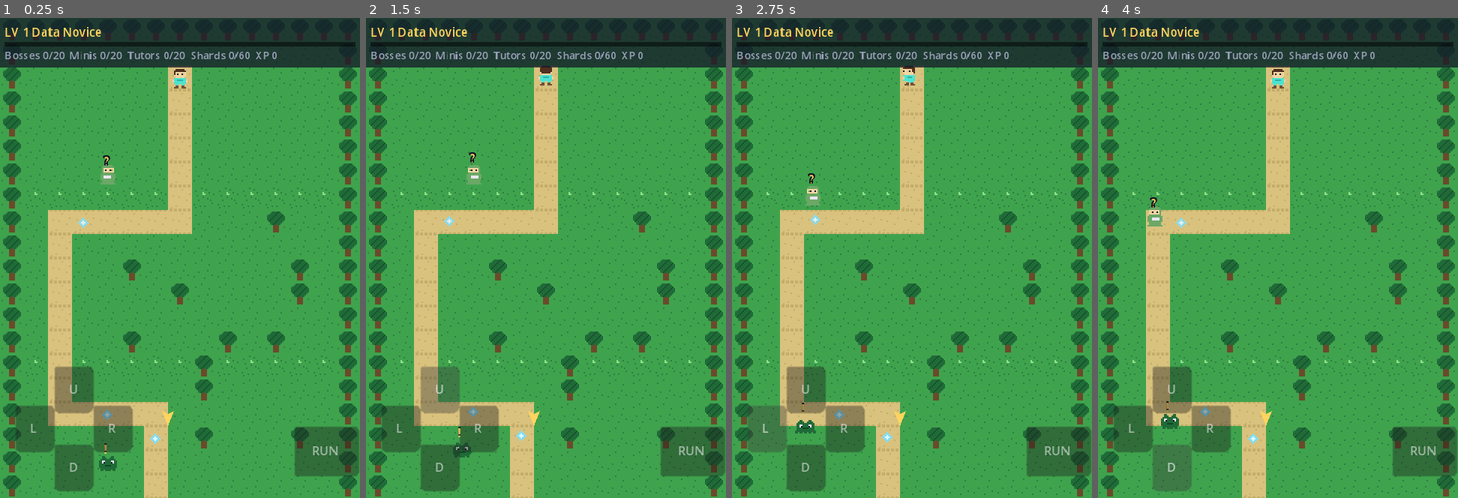
Above: before the commit, frames 1-4 (left to right).
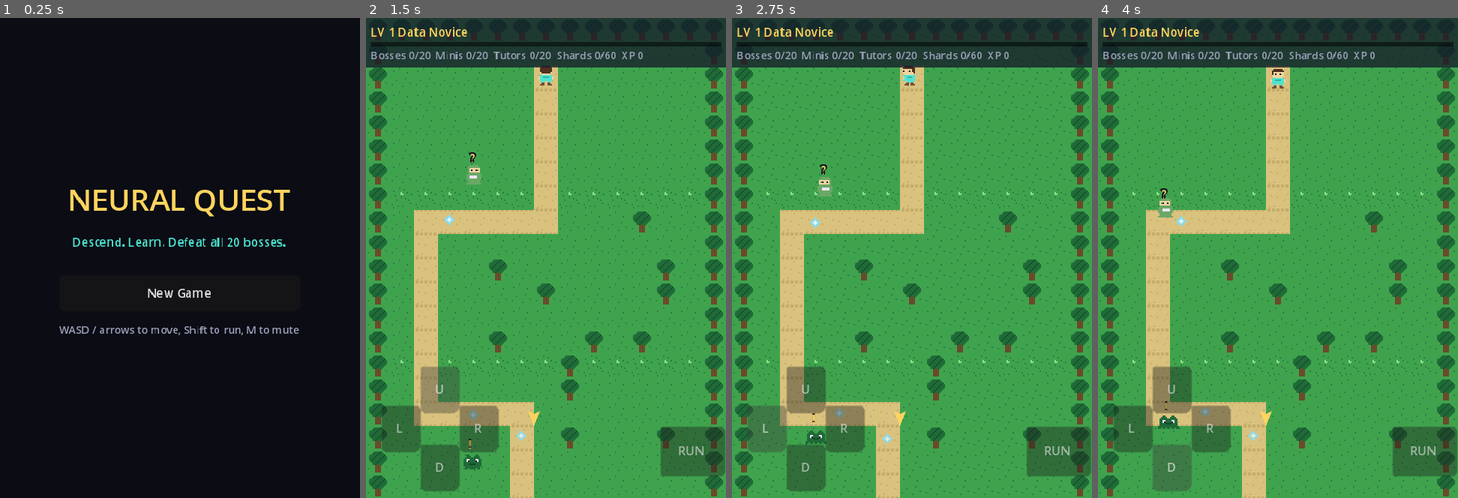
Above: after the commit, the same moments.

Repository: danieltalbert/danieltalbert
Game: Godot game, scene res://scenes/main.tscn
The game is run twice, just before and just after one commit, with the same random seed, the same clock (stepped at 60 frames per second) and the same inputs.
Inputs (mouse positions are in pixels of both pictures, inside the frame that each line leads up to):
- Up to frame 1 (0.25 s): no input
- Up to frame 2 (1.5 s): click (546, 291) at 0.5 s, where only the run after the commit has a clickable "New Game"; click "U" at 1.25 s
- Up to frame 3 (2.75 s): click "L" at 2 s
- Up to frame 4 (4 s): click "R" at 2.75 s; click "D" at 3.5 s

The runs differ from the first frame. In frame 1, 99% of the frame differs, in the area x 0-100%, y 0-100%; in frame 2, 0.4%; in frame 3, 0.7%; in frame 4, 0.5%.

Commit message:
Neural Quest milestone f: Golden Glitch, audio, title and victory screens
Golden Glitch with faster roaming, shimmer, 40 second spawn and
relocate timers gated on topic engagement, one-shot remix quiz from
the engaged pool, and despawn plus respawn on either outcome. Seven
synthesized chiptune WAVs committed with their generator script.
Title screen with Continue and New Game (erase save), victory screen
with stats after the 20th boss, and glitch sting on encounter.

Co-Authored-By: Claude Fable 5 <noreply@anthropic.com>
Claude-Session: https://claude.ai/code/session_01WW4vMXx2J1G5UnBsoNkFKe

Diff:
--- /dev/null
+++ b/neural-quest/scenes/golden_glitch.gd
@@ -0,0 +1,30 @@
+class_name GoldenGlitch
+extends Wanderer
+## Golden Glitch: a rare gold sparkle that wanders faster than any other
+## entity. Touching it opens a one-shot remix question. Spawn, relocation,
+## and despawn timing live in Overworld; this node just roams and shimmers.
+
+var _textures: Array = []
+
+
+func _ready() -> void:
+	super()
+	_textures = PixelArt.glitch_textures()
+	sprite.texture = _textures[0]
+	indicator.visible = false
+	speed = float(ContentDb.constant("glitch_speed"))
+	leash = 6.0 * TILE
+
+
+func _on_frame(f: int) -> void:
+	sprite.texture = _textures[f]
+
+
+func _process(_delta: float) -> void:
+	var t := Time.get_ticks_msec() / 90.0
+	sprite.modulate.a = 0.75 + 0.25 * sin(t)
+
+
+func relocate(to: Vector2) -> void:
+	position = to
+	home = to
--- a/neural-quest/scenes/main.gd
+++ b/neural-quest/scenes/main.gd
@@ -1,24 +1,42 @@
 extends Node2D
-## Main: entry point. Boots into the overworld and owns the UI flow
-## (quiz panel now; title, tutor panel, and victory flow in later
-## milestones).
+## Main: entry point and UI flow owner. Boots to the title screen, builds
+## the world on start, routes entity triggers to panels, and shows the
+## victory screen when the 20th boss falls.
 
 var overworld: Overworld
 var quiz_panel: QuizPanel
 var tutor_panel: TutorPanel
 var hud: Hud
 
+var _title: TitleScreen
+var _boss_was_cleared := false
+
 
 func _ready() -> void:
 	GameState.load_save()
+	_title = TitleScreen.new()
+	_title.start_game.connect(_on_start_game)
+	add_child(_title)
 
+
+func _on_start_game(new_game: bool) -> void:
+	if new_game:
+		GameState.reset()
+	_title.queue_free()
+	_title = null
+	_build_world()
+
+
+func _build_world() -> void:
 	overworld = Overworld.new()
 	overworld.boss_triggered.connect(_on_boss_triggered)
 	overworld.tutor_triggered.connect(_on_tutor_triggered)
 	overworld.mini_triggered.connect(_on_mini_triggered)
+	overworld.glitch_triggered.connect(_on_glitch_triggered)
 	add_child(overworld)
 
 	quiz_panel = QuizPanel.new()
+	quiz_panel.closed.connect(_on_quiz_closed)
 	add_child(quiz_panel)
 
 	tutor_panel = TutorPanel.new()
@@ -32,16 +50,6 @@
 	GameState.achievement_unlocked.connect(_on_achievement)
 
 
-func _on_level_up(level: int, title: String) -> void:
-	Sfx.play("fanfare")
-	Toasts.show_toast("Level %d: %s" % [level, title], true)
-
-
-func _on_achievement(_id: String, name: String) -> void:
-	Sfx.play("fanfare")
-	Toasts.show_toast("Achievement: %s" % name, true)
-
-
 func _any_panel_open() -> bool:
 	return quiz_panel.visible or tutor_panel.visible
 
@@ -49,6 +57,7 @@
 func _on_boss_triggered(world_id: int) -> void:
 	if _any_panel_open():
 		return
+	_boss_was_cleared = GameState.boss_cleared(world_id)
 	quiz_panel.open_boss(world_id)
 
 
@@ -62,3 +71,34 @@
 	if _any_panel_open():
 		return
 	quiz_panel.open_mini(world_id)
+
+
+func _on_glitch_triggered() -> void:
+	if _any_panel_open():
+		return
+	var pool: Array = GameState.engaged_world_ids()
+	if pool.is_empty():
+		return
+	Sfx.play("glitch")
+	quiz_panel.open_glitch(int(pool[randi() % pool.size()]))
+
+
+func _on_quiz_closed(mode: int, won: bool) -> void:
+	if mode == QuizPanel.Mode.GLITCH:
+		# Caught or escaped, the Glitch always despawns and the respawn
+		# timer restarts.
+		overworld.despawn_glitch()
+	elif mode == QuizPanel.Mode.BOSS and won and not _boss_was_cleared \
+			and GameState.all_bosses_cleared():
+		var victory := VictoryScreen.new()
+		add_child(victory)
+
+
+func _on_level_up(level: int, title: String) -> void:
+	Sfx.play("fanfare")
+	Toasts.show_toast("Level %d: %s" % [level, title], true)
+
+
+func _on_achievement(_id: String, name: String) -> void:
+	Sfx.play("fanfare")
+	Toasts.show_toast("Achievement: %s" % name, true)
--- a/neural-quest/scenes/overworld.gd
+++ b/neural-quest/scenes/overworld.gd
@@ -7,6 +7,7 @@
 signal boss_triggered(world_id: int)
 signal tutor_triggered(world_id: int)
 signal mini_triggered(world_id: int)
+signal glitch_triggered
 
 const TILE := 16
 
@@ -18,6 +19,8 @@
 var _tutors: Array = []
 var _minis: Array = []
 var _shards: Array = []
+var _path_tiles: Array = []
+var _glitch_timer := 0.0
 
 
 func _ready() -> void:
@@ -27,6 +30,7 @@
 	_spawn_portals()
 	_spawn_npcs()
 	_spawn_shards()
+	_glitch_timer = float(ContentDb.constant("glitch_respawn_seconds"))
 
 
 func _build_act_lookup() -> void:
@@ -67,6 +71,7 @@
 			match ContentDb.tile_at(x, y):
 				"P":
 					col = 2
+					_path_tiles.append(Vector2i(x, y))
 				"#":
 					col = 3
 				_:
@@ -131,9 +136,10 @@
 	GameState.mark_shard(index)
 
 
-func _physics_process(_delta: float) -> void:
+func _physics_process(delta: float) -> void:
 	if player == null:
 		return
+	_update_glitch(delta)
 	for portal in _portals:
 		portal.check_player(player.position)
 	for tutor in _tutors:
@@ -143,6 +149,46 @@
 	for shard in _shards:
 		if is_instance_valid(shard):
 			shard.check_player(player.position)
+	if glitch != null:
+		glitch.check_player(player.position)
+
+
+# ---- Golden Glitch lifecycle ----
+
+func _update_glitch(delta: float) -> void:
+	if glitch == null:
+		# It only appears once the player has engaged with at least one
+		# topic, since its remix question draws from that pool.
+		if GameState.engaged_world_ids().is_empty():
+			return
+		_glitch_timer -= delta
+		if _glitch_timer <= 0.0:
+			_spawn_glitch()
+	else:
+		_glitch_timer -= delta
+		if _glitch_timer <= 0.0:
+			glitch.relocate(_random_path_position())
+			_glitch_timer = float(ContentDb.constant("glitch_relocate_seconds"))
+
+
+func _spawn_glitch() -> void:
+	glitch = GoldenGlitch.new()
+	glitch.position = _random_path_position()
+	glitch.triggered.connect(func(): glitch_triggered.emit())
+	add_child(glitch)
+	_glitch_timer = float(ContentDb.constant("glitch_relocate_seconds"))
+
+
+func despawn_glitch() -> void:
+	if glitch != null:
+		glitch.queue_free()
+		glitch = null
+	_glitch_timer = float(ContentDb.constant("glitch_respawn_seconds"))
+
+
+func _random_path_position() -> Vector2:
+	var t: Vector2i = _path_tiles[randi() % _path_tiles.size()]
+	return tile_center(t.x, t.y)
 
 
 func tile_center(x: int, y: int) -> Vector2:
--- /dev/null
+++ b/neural-quest/scenes/title_screen.gd
@@ -0,0 +1,75 @@
+class_name TitleScreen
+extends CanvasLayer
+## Title screen: Continue (when a save exists) and New Game (erase save).
+
+signal start_game(new_game: bool)
+
+const BG := Color("#0b0c14")
+const GOLD := Color("#ffd45e")
+const CYAN := Color("#4de3d1")
+const DIM_TEXT := Color("#9aa0b8")
+
+
+func _ready() -> void:
+	layer = 60
+	var bg := ColorRect.new()
+	bg.color = BG
+	bg.set_anchors_preset(Control.PRESET_FULL_RECT)
+	add_child(bg)
+
+	var center := CenterContainer.new()
+	center.set_anchors_preset(Control.PRESET_FULL_RECT)
+	add_child(center)
+
+	var vbox := VBoxContainer.new()
+	vbox.add_theme_constant_override("separation", 8)
+	vbox.alignment = BoxContainer.ALIGNMENT_CENTER
+	center.add_child(vbox)
+
+	var title := Label.new()
+	title.text = "NEURAL QUEST"
+	title.add_theme_font_size_override("font_size", 20)
+	title.add_theme_color_override("font_color", GOLD)
+	title.horizontal_alignment = HORIZONTAL_ALIGNMENT_CENTER
+	vbox.add_child(title)
+
+	var subtitle := Label.new()
+	subtitle.text = "Descend. Learn. Defeat all 20 bosses."
+	subtitle.add_theme_font_size_override("font_size", 8)
+	subtitle.add_theme_color_override("font_color", CYAN)
+	subtitle.horizontal_alignment = HORIZONTAL_ALIGNMENT_CENTER
+	vbox.add_child(subtitle)
+
+	vbox.add_child(Control.new())
+
+	if GameState.has_save():
+		var cont := _button("Continue")
+		cont.pressed.connect(func(): start_game.emit(false))
+		vbox.add_child(cont)
+		var stats := Label.new()
+		stats.text = "LV %d  %s  |  Bosses %d/20" % [
+			GameState.level(), GameState.current_title(),
+			GameState.bosses_cleared_count()]
+		stats.add_theme_font_size_override("font_size", 7)
+		stats.add_theme_color_override("font_color", DIM_TEXT)
+		stats.horizontal_alignment = HORIZONTAL_ALIGNMENT_CENTER
+		vbox.add_child(stats)
+
+	var new_btn := _button("New Game (erase save)" if GameState.has_save() else "New Game")
+	new_btn.pressed.connect(func(): start_game.emit(true))
+	vbox.add_child(new_btn)
+
+	var help := Label.new()
+	help.text = "WASD / arrows to move, Shift to run, M to mute"
+	help.add_theme_font_size_override("font_size", 7)
+	help.add_theme_color_override("font_color", DIM_TEXT)
+	help.horizontal_alignment = HORIZONTAL_ALIGNMENT_CENTER
+	vbox.add_child(help)
+
+
+func _button(text: String) -> Button:
+	var b := Button.new()
+	b.text = text
+	b.custom_minimum_size = Vector2(150, 24)
+	b.add_theme_font_size_override("font_size", 8)
+	return b
--- /dev/null
+++ b/neural-quest/scenes/victory_screen.gd
@@ -0,0 +1,68 @@
+class_name VictoryScreen
+extends CanvasLayer
+## Victory screen: shown once when the 20th boss falls. The world stays
+## open for free roam afterward, crown included.
+
+signal closed
+
+const GOLD := Color("#ffd45e")
+const TEXT := Color("#e8e6f0")
+const DIM_TEXT := Color("#9aa0b8")
+
+
+func _ready() -> void:
+	layer = 70
+	process_mode = Node.PROCESS_MODE_ALWAYS
+	get_tree().paused = true
+
+	var bg := ColorRect.new()
+	bg.color = Color(0, 0, 0, 0.85)
+	bg.set_anchors_preset(Control.PRESET_FULL_RECT)
+	add_child(bg)
+
+	var center := CenterContainer.new()
+	center.set_anchors_preset(Control.PRESET_FULL_RECT)
+	add_child(center)
+
+	var vbox := VBoxContainer.new()
+	vbox.add_theme_constant_override("separation", 6)
+	vbox.alignment = BoxContainer.ALIGNMENT_CENTER
+	center.add_child(vbox)
+
+	var title := Label.new()
+	title.text = "ALL 20 BOSSES CLEARED"
+	title.add_theme_font_size_override("font_size", 12)
+	title.add_theme_color_override("font_color", GOLD)
+	title.horizontal_alignment = HORIZONTAL_ALIGNMENT_CENTER
+	vbox.add_child(title)
+
+	var body := Label.new()
+	body.text = "You wear the golden crown of the\nLatent Space. The world is yours to\nroam: shards, reviews, and the\nGolden Glitch await."
+	body.add_theme_font_size_override("font_size", 8)
+	body.add_theme_color_override("font_color", TEXT)
+	body.horizontal_alignment = HORIZONTAL_ALIGNMENT_CENTER
+	vbox.add_child(body)
+
+	var stats := Label.new()
+	stats.text = "XP %d   LV %d %s\nShards %d/60   Glitches caught %d" % [
+		GameState.xp, GameState.level(), GameState.current_title(),
+		GameState.shards.size(), GameState.glitch_catches]
+	stats.add_theme_font_size_override("font_size", 7)
+	stats.add_theme_color_override("font_color", DIM_TEXT)
+	stats.horizontal_alignment = HORIZONTAL_ALIGNMENT_CENTER
+	vbox.add_child(stats)
+
+	var btn := Button.new()
+	btn.text = "Keep exploring"
+	btn.custom_minimum_size = Vector2(150, 24)
+	btn.add_theme_font_size_override("font_size", 8)
+	btn.pressed.connect(_close)
+	vbox.add_child(btn)
+
+	Sfx.play("fanfare")
+
+
+func _close() -> void:
+	get_tree().paused = false
+	closed.emit()
+	queue_free()
Not shown, added: neural-quest/assets/sfx/blip.wav
Not shown, added: neural-quest/assets/sfx/correct.wav
Not shown, added: neural-quest/assets/sfx/fanfare.wav
Not shown, added: neural-quest/assets/sfx/glitch.wav
Not shown, added: neural-quest/assets/sfx/page.wav
Not shown, added: neural-quest/assets/sfx/panel_open.wav
Not shown, added: neural-quest/assets/sfx/wrong.wav
Not shown, added: neural-quest/tools/gen_sfx.py
